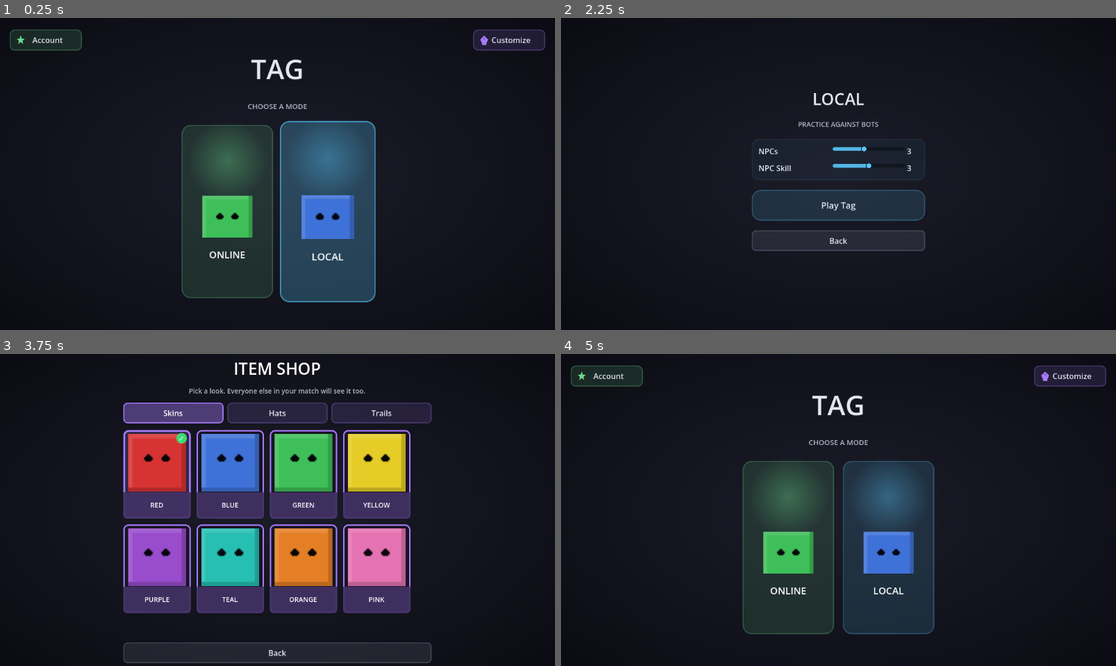
Above: before the commit, frames 1-4 (two rows, left to right).
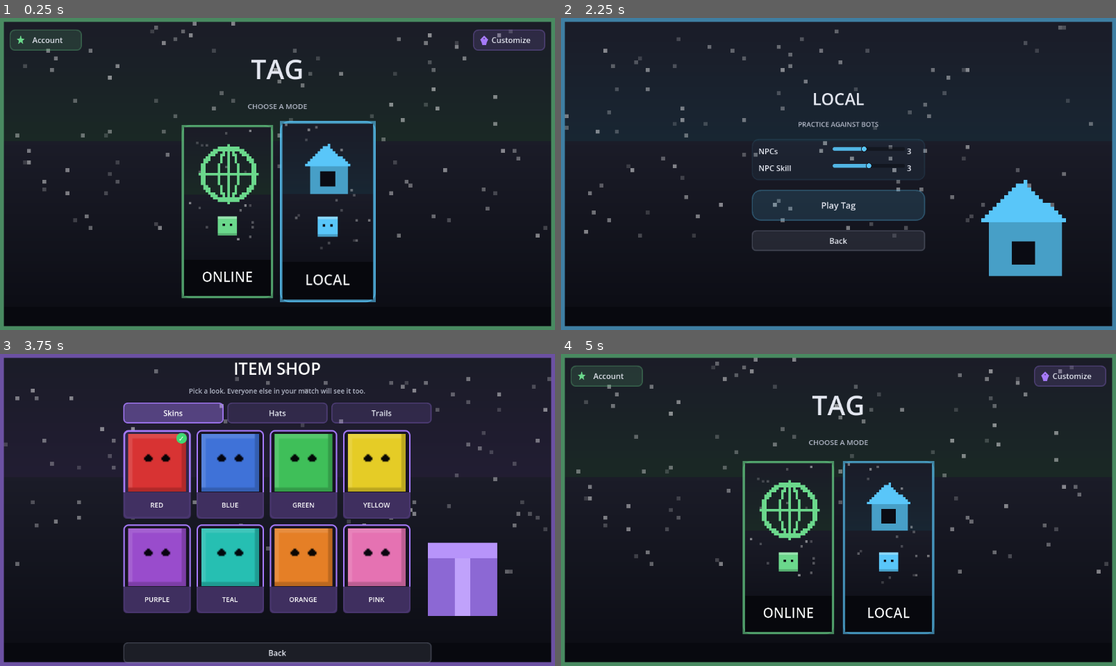
Above: after the commit, the same moments.

Repository: SumDumIdiut/tag
Game: Godot game, scene res://main/bootstrap.tscn
Two runs of this game, one before a commit and one after it. Both use one fixed random seed, a clock stepped at 60 frames per second and the inputs below.
Inputs (mouse positions are in pixels of both pictures, inside the frame that each line leads up to):
- Up to frame 1 (0.25 s): no input
- Up to frame 2 (2.25 s): click (788, 211) at 0.52 s; click "Back" at 1.25 s; click (888, 211) at 2.02 s
- Up to frame 3 (3.75 s): click "Back" at 2.75 s; click "Customize" at 3.5 s
- Up to frame 4 (5 s): click "Back" at 4.25 s

The runs differ from the first frame. In frame 1, 23% of the frame differs, in the area x 0-100%, y 0-100%; in frame 2, 8.4%; in frame 3, 7.9%; in frame 4, 21%.

Commit message:
Paint real pixel art for menu backgrounds and mode buttons, publish live
Adds game/tools/generate_menu_art.gd, a permanent build tool (like
build_tileset.gd/build_icon_atlas.gd) that procedurally paints
genuine low-res pixel art -- banded sky, scattered stars, a
per-screen icon (globe, house, trophy, crown, lightning bolt, etc),
nearest-neighbor-upscaled to stay crisp -- for all 14 menu
backgrounds and both mode buttons, with real font-rendered text
composited onto the buttons. Baked output committed as the new
default fallback art (game/assets/backgrounds/, game/assets/icons/
mode_buttons/), and separately published live to the relay so
existing installs pick it up via the asset-updater without a new
release.

Background icons sit in a bottom-right corner watermark position,
not dead-center -- an earlier centered placement collided directly
with every screen's own title text and the main menu's real Online/
Local cards, confirmed by screenshot before landing on this layout.

Fixes a real, previously-untested bug in main_menu.gd: the custom
mode-button-art TextureRect never set expand_mode, so the button's
own stylebox panel could show past the art's edges depending on the
button's actual rendered size. This is the first time real
mode-button art has ever been published, so the bug had never
surfaced before now.

Diff:
--- a/game/main/main_menu.gd
+++ b/game/main/main_menu.gd
@@ -110,6 +110,14 @@
 		art.mouse_filter = Control.MOUSE_FILTER_IGNORE
 		art.texture = tex
 		art.stretch_mode = TextureRect.STRETCH_SCALE
+		# Without this, TextureRect's default EXPAND_KEEP_SIZE lets the
+		# texture's own native resolution fight the anchor-based FULL_RECT
+		# sizing below, leaving part of the button's own colored panel
+		# (drawn behind this as its stylebox) visible past the art's edge
+		# whenever the button's real rect doesn't land exactly on
+		# BAR_SIZE's 190x360. Same fix UIStyle.add_background's own
+		# background TextureRect already applies.
+		art.expand_mode = TextureRect.EXPAND_IGNORE_SIZE
 		art.set_anchors_and_offsets_preset(Control.PRESET_FULL_RECT)
 		btn.add_child(art)
 		return btn
--- /dev/null
+++ b/game/tools/generate_menu_art.gd
@@ -0,0 +1,416 @@
+extends Node
+
+# Paints genuine low-res pixel art (not smooth gradients) for the 2 mode
+# buttons and 14 menu backgrounds, then nearest-neighbor-upscales each to
+# its real in-game size so the blocky pixel look stays crisp. Text labels
+# on the buttons are rendered separately via a real Label (crisp, not
+# pixelated) and composited on top, same as any pixel-art game's UI text
+# usually stays sharp over a pixel-art scene. Writes straight into
+# game/assets/ -- the same baked-into-the-build fallback path
+# UIStyle.add_background()/main_menu.gd check when no live-published
+# override exists, so re-running this is what regenerates the game's
+# actual default look, the same way build_tileset.gd/build_icon_atlas.gd
+# do for their own assets. Run via:
+#   godot --path . res://tools/generate_menu_art.tscn
+# NOT --headless -- the button text step renders a Label through a
+# SubViewport, which needs a real rendering backend.
+
+const BACKGROUND_OUT_DIR := "res://assets/backgrounds"
+const MODE_BUTTON_OUT_DIR := "res://assets/icons/mode_buttons"
+
+const BG_TOP := Color(0.106, 0.11, 0.157)
+const BG_MID := Color(0.07, 0.075, 0.11)
+const BG_BOTTOM := Color(0.043, 0.047, 0.075)
+
+const COLOR_QUICKPLAY := Color(0.98, 0.75, 0.2)
+const COLOR_RANKED := Color(0.91, 0.29, 0.35)
+const COLOR_LOCAL := Color(0.35, 0.78, 0.98)
+const COLOR_ONLINE := Color(0.42, 0.85, 0.55)
+const COLOR_SHOP := Color(0.65, 0.48, 0.98)
+const COLOR_NEUTRAL := Color(0.6, 0.63, 0.72)
+
+const BG_FINAL_SIZE := Vector2i(1152, 648)
+const BG_DESIGN_SIZE := Vector2i(144, 81) # 8x upscale
+const BTN_FINAL_SIZE := Vector2i(190, 360)
+const BTN_DESIGN_SIZE := Vector2i(38, 72) # 5x upscale
+
+func _ready() -> void:
+	DirAccess.make_dir_recursive_absolute(ProjectSettings.globalize_path(BACKGROUND_OUT_DIR))
+	DirAccess.make_dir_recursive_absolute(ProjectSettings.globalize_path(MODE_BUTTON_OUT_DIR))
+
+	# No central icon here (unlike every other screen) -- the real UI
+	# already places two big Online/Local cards front-and-center over this
+	# background, at almost exactly the same position/size a bold icon
+	# would occupy; painting one in makes it look like a rendering glitch
+	# (confirmed by screenshot) rather than a deliberate design. Keep it to
+	# the atmospheric sky/stars/border treatment alone.
+	_make_background("main_menu", COLOR_ONLINE, "none", COLOR_LOCAL)
+	_make_background("online_menu", COLOR_ONLINE, "globe")
+	_make_background("local_menu", COLOR_LOCAL, "house")
+	_make_background("shop", COLOR_SHOP, "gift")
+	_make_background("friends_menu", COLOR_SHOP, "heart")
+	_make_background("lobby_room", COLOR_ONLINE, "group")
+	_make_background("host_setup", COLOR_ONLINE, "gear")
+	_make_background("login_screen", COLOR_QUICKPLAY, "door")
+	_make_background("match_intro", COLOR_QUICKPLAY, "faceoff", COLOR_RANKED)
+	_make_background("match_results", COLOR_QUICKPLAY, "trophy")
+	_make_background("multiplayer_connect", COLOR_NEUTRAL, "link")
+	_make_background("quick_play", COLOR_QUICKPLAY, "bolt")
+	_make_background("ranked_queue", COLOR_RANKED, "crown")
+	_make_background("server_browser", COLOR_ONLINE, "signal")
+
+	await _make_button("online", COLOR_ONLINE, "globe", "ONLINE")
+	await _make_button("local", COLOR_LOCAL, "house", "LOCAL")
+
+	print("GENERATE_DONE")
+	get_tree().quit()
+
+# ─── Background composition ─────────────────────────────────────────────
+
+func _make_background(key: String, color: Color, icon: String, color2: Color = Color.TRANSPARENT) -> void:
+	var img := Image.create(BG_DESIGN_SIZE.x, BG_DESIGN_SIZE.y, false, Image.FORMAT_RGBA8)
+	_paint_banded_sky(img, color)
+	_scatter_stars(img, key)
+	# Bottom-right corner, not dead-center -- every one of these screens
+	# puts its own title text and/or cards through the exact vertical
+	# center, so a bold icon there collided directly with real foreground
+	# UI (confirmed by screenshot on main_menu and online_menu). A smaller
+	# corner watermark stays out of every screen's actual content area
+	# instead of trying to predict each one's specific layout.
+	_draw_icon(img, icon, int(BG_DESIGN_SIZE.x * 0.84), int(BG_DESIGN_SIZE.y * 0.7), 14, color, color2)
+	_px_rect(img, 0, BG_DESIGN_SIZE.y - 6, BG_DESIGN_SIZE.x, 6, BG_BOTTOM.darkened(0.2))
+	_px_border(img, color)
+	# resize() modifies in place (no return value) -- INTERPOLATE_NEAREST
+	# keeps the upscale genuinely blocky/pixelated instead of smoothing it
+	# into a blurry gradient.
+	img.resize(BG_FINAL_SIZE.x, BG_FINAL_SIZE.y, Image.INTERPOLATE_NEAREST)
+	img.save_png("%s/%s.png" % [BACKGROUND_OUT_DIR, key])
+	print("painted background: ", key)
+
+func _make_button(key: String, color: Color, icon: String, label_text: String) -> void:
+	var img := Image.create(BTN_DESIGN_SIZE.x, BTN_DESIGN_SIZE.y, false, Image.FORMAT_RGBA8)
+	_paint_banded_sky(img, color)
+	_scatter_stars(img, key)
+	_draw_icon(img, icon, BTN_DESIGN_SIZE.x / 2, 20, 11, color)
+	_px_character(img, BTN_DESIGN_SIZE.x / 2 - 4, 38, 8, color)
+	_px_rect(img, 0, BTN_DESIGN_SIZE.y - 16, BTN_DESIGN_SIZE.x, 16, BG_BOTTOM.darkened(0.3))
+	_px_border(img, color)
+	img.resize(BTN_FINAL_SIZE.x, BTN_FINAL_SIZE.y, Image.INTERPOLATE_NEAREST)
+	# Real font rendering (crisp, not pixelated) for the label -- composited
+	# on top of the pixel-art scene after upscaling, same as most pixel-art
+	# games keep their UI text sharp over a blocky-pixel backdrop.
+	var text_img := await _render_text(label_text, 28)
+	_blit_centered(img, text_img, BTN_FINAL_SIZE.x / 2, BTN_FINAL_SIZE.y - 44)
+	img.save_png("%s/%s.png" % [MODE_BUTTON_OUT_DIR, key])
+	print("painted button: ", key)
+
+func _render_text(text: String, font_size: int) -> Image:
+	var viewport := SubViewport.new()
+	viewport.size = Vector2i(220, 60)
+	viewport.transparent_bg = true
+	viewport.render_target_update_mode = SubViewport.UPDATE_ALWAYS
+	add_child(viewport)
+	var label := Label.new()
+	label.text = text
+	label.add_theme_font_size_override("font_size", font_size)
+	label.add_theme_color_override("font_color", Color.WHITE)
+	label.horizontal_alignment = HORIZONTAL_ALIGNMENT_CENTER
+	label.vertical_alignment = VERTICAL_ALIGNMENT_CENTER
+	label.set_anchors_and_offsets_preset(Control.PRESET_FULL_RECT)
+	viewport.add_child(label)
+	await get_tree().process_frame
+	await get_tree().process_frame
+	var img := viewport.get_texture().get_image()
+	viewport.queue_free()
+	return img
+
+func _blit_centered(dst: Image, src: Image, cx: int, cy: int) -> void:
+	var ox := cx - src.get_width() / 2
+	var oy := cy - src.get_height() / 2
+	for y in src.get_height():
+		for x in src.get_width():
+			var px := src.get_pixel(x, y)
+			if px.a <= 0.01:
+				continue
+			var dx := ox + x
+			var dy := oy + y
+			if dx >= 0 and dx < dst.get_width() and dy >= 0 and dy < dst.get_height():
+				dst.set_pixel(dx, dy, dst.get_pixel(dx, dy).lerp(px, px.a))
+
+# ─── Shared base treatment ───────────────────────────────────────────────
+
+func _paint_banded_sky(img: Image, color: Color) -> void:
+	var w := img.get_width()
+	var h := img.get_height()
+	var tint := color.darkened(0.75)
+	for y in h:
+		var t := float(y) / float(h - 1)
+		var row: Color
+		if t < 0.4:
+			row = BG_TOP.lerp(tint, t / 0.4 * 0.5)
+		elif t < 0.75:
+			row = BG_TOP.lerp(BG_MID, (t - 0.4) / 0.35)
+		else:
+			row = BG_MID.lerp(BG_BOTTOM, (t - 0.75) / 0.25)
+		for x in w:
+			img.set_pixel(x, y, row)
+
+## Deterministic (seeded by key) scatter of single-pixel "stars" -- cheap
+## pixel-art texture that reads as atmosphere without needing real assets.
+func _scatter_stars(img: Image, key: String) -> void:
+	var rng := RandomNumberGenerator.new()
+	rng.seed = hash(key)
+	var w := img.get_width()
+	var h := img.get_height()
+	var count := int(w * h * 0.009)
+	for i in count:
+		var x := rng.randi_range(0, w - 1)
+		var y := rng.randi_range(0, int(h * 0.7))
+		var a := rng.randf_range(0.15, 0.5)
+		var px := img.get_pixel(x, y)
+		img.set_pixel(x, y, px.lerp(Color.WHITE, a))
+
+func _px_border(img: Image, color: Color) -> void:
+	var w := img.get_width()
+	var h := img.get_height()
+	var c := Color(color.r, color.g, color.b, 0.6)
+	for x in w:
+		img.set_pixel(x, 0, c)
+		img.set_pixel(x, h - 1, c)
+	for y in h:
+		img.set_pixel(0, y, c)
+		img.set_pixel(w - 1, y, c)
+
+# ─── Icon dispatch ────────────────────────────────────────────────────────
+
+func _draw_icon(img: Image, icon: String, cx: int, cy: int, r: int, color: Color, color2: Color = Color.TRANSPARENT) -> void:
+	match icon:
+		"globe": _icon_globe(img, cx, cy, r, color)
+		"house": _icon_house(img, cx, cy, r, color)
+		"gift": _icon_gift(img, cx, cy, r, color)
+		"heart": _icon_heart(img, cx, cy, r, color)
+		"group": _icon_group(img, cx, cy, r, color)
+		"gear": _icon_gear(img, cx, cy, r, color)
+		"door": _icon_door(img, cx, cy, r, color)
+		"trophy": _icon_trophy(img, cx, cy, r, color)
+		"link": _icon_link(img, cx, cy, r, color)
+		"bolt": _icon_bolt(img, cx, cy, r, color)
+		"crown": _icon_crown(img, cx, cy, r, color)
+		"signal": _icon_signal(img, cx, cy, r, color)
+		"diamond": _icon_diamond(img, cx, cy, r, color, color2)
+		"faceoff": _icon_faceoff(img, cx, cy, r, color, color2)
+
+# ─── Icon library (all operate in small pixel units around cx,cy) ────────
+
+func _icon_globe(img: Image, cx: int, cy: int, r: int, color: Color) -> void:
+	_px_ring(img, cx, cy, r, color)
+	_px_line(img, cx - r, cy, cx + r, cy, color)
+	_px_line(img, cx, cy - r, cx, cy + r, color)
+	_px_ellipse_ring(img, cx, cy, int(r * 0.45), r, color)
+
+func _icon_house(img: Image, cx: int, cy: int, r: int, color: Color) -> void:
+	var body_w := int(r * 1.4)
+	var body_h := int(r * 1.0)
+	_px_rect(img, cx - body_w / 2, cy - body_h / 4, body_w, body_h, color.darkened(0.2))
+	_px_triangle(img, cx, cy - body_h, cx - body_w / 2 - 3, cy - body_h / 4, cx + body_w / 2 + 3, cy - body_h / 4, color)
+	_px_rect(img, cx - 3, cy + body_h / 2 - 5, 6, 6, BG_BOTTOM)
+
+func _icon_gift(img: Image, cx: int, cy: int, r: int, color: Color) -> void:
+	var w := int(r * 1.3)
+	var h := int(r * 1.1)
+	_px_rect(img, cx - w / 2, cy - h / 4, w, h, color.darkened(0.15))
+	_px_rect(img, cx - 2, cy - h / 4, 4, h, color.lightened(0.3))
+	_px_rect(img, cx - w / 2, cy - h / 4 - 4, w, 4, color.lightened(0.2))
+
+func _icon_heart(img: Image, cx: int, cy: int, r: int, color: Color) -> void:
+	var lobe := int(r * 0.5)
+	_px_circle(img, cx - lobe / 2, cy - lobe / 3, lobe, color)
+	_px_circle(img, cx + lobe / 2, cy - lobe / 3, lobe, color)
+	_px_triangle(img, cx, cy + lobe, cx - lobe, cy - lobe / 4, cx + lobe, cy - lobe / 4, color)
+
+func _icon_group(img: Image, cx: int, cy: int, r: int, color: Color) -> void:
+	_px_character(img, cx - 4, cy - 4, 8, color)
+	_px_character(img, cx - 14, cy + 2, 6, color.darkened(0.15))
+	_px_character(img, cx + 8, cy + 2, 6, color.darkened(0.15))
+
+func _icon_gear(img: Image, cx: int, cy: int, r: int, color: Color) -> void:
+	_px_circle(img, cx, cy, r, color)
+	_px_circle(img, cx, cy, int(r * 0.45), BG_BOTTOM)
+	for i in 8:
+		var ang := TAU * float(i) / 8.0
+		var tx := cx + int(cos(ang) * (r + 4))
+		var ty := cy + int(sin(ang) * (r + 4))
+		_px_rect(img, tx - 2, ty - 2, 4, 4, color)
+
+func _icon_door(img: Image, cx: int, cy: int, r: int, color: Color) -> void:
+	var w := int(r * 1.0)
+	var h := int(r * 1.8)
+	_px_rect(img, cx - w / 2, cy - h / 2, w, h, color.darkened(0.2))
+	_px_circle(img, cx + w / 2 - 5, cy, 2, color.lightened(0.4))
+
+func _icon_trophy(img: Image, cx: int, cy: int, r: int, color: Color) -> void:
+	_px_trapezoid(img, cx, cy - r, r, int(r * 0.5), int(r * 0.9), color)
+	_px_ring(img, cx - r - 2, cy - r + 5, 5, color)
+	_px_ring(img, cx + r + 2, cy - r + 5, 5, color)
+	_px_rect(img, cx - 2, cy, 4, int(r * 0.6), color.darkened(0.2))
+	_px_rect(img, cx - int(r * 0.5), cy + int(r * 0.6), int(r), 4, color.darkened(0.3))
+
+func _icon_link(img: Image, cx: int, cy: int, r: int, color: Color) -> void:
+	_px_ring(img, cx - r / 2, cy, int(r * 0.4), color)
+	_px_ring(img, cx + r / 2, cy, int(r * 0.4), color)
+	_px_line(img, cx - int(r * 0.2), cy, cx + int(r * 0.2), cy, color)
+
+## Explicit bitmap (not freeform coordinate guesses) -- much more reliable
+## for a shape this specific/recognizable than computed geometry.
+const BOLT_PATTERN := [
+	"....XX",
+	"...XX.",
+	"..XX..",
+	".XXXXX",
+	"XXXXX.",
+	"....XX",
+	"...XX.",
+	"..XX..",
+	".XX...",
+]
+
+func _icon_bolt(img: Image, cx: int, cy: int, r: int, color: Color) -> void:
+	var scale: int = maxi(1, int(r / 3.0))
+	var pat_w := BOLT_PATTERN[0].length()
+	var pat_h := BOLT_PATTERN.size()
+	var ox := cx - (pat_w * scale) / 2
+	var oy := cy - (pat_h * scale) / 2
+	for row in pat_h:
+		var line: String = BOLT_PATTERN[row]
+		for col in pat_w:
+			if line[col] == "X":
+				_px_rect(img, ox + col * scale, oy + row * scale, scale, scale, color)
+
+func _icon_crown(img: Image, cx: int, cy: int, r: int, color: Color) -> void:
+	var band_y := cy + int(r * 0.3)
+	var band_h := int(r * 0.5)
+	_px_rect(img, cx - r, band_y, r * 2, band_h, color)
+	# 3 separate points with real gaps between them (unlike a single jagged
+	# silhouette) so this reads as a crown's points, not a mountain range.
+	var side_apex_y := cy - int(r * 0.1)
+	var mid_apex_y := cy - int(r * 0.6)
+	_px_triangle_up(img, cx - int(r * 0.65), side_apex_y, band_y, r * 0.28, color)
+	_px_triangle_up(img, cx, mid_apex_y, band_y, r * 0.32, color)
+	_px_triangle_up(img, cx + int(r * 0.65), side_apex_y, band_y, r * 0.28, color)
+	_px_circle(img, cx - int(r * 0.65), side_apex_y - 2, 2, color.lightened(0.5))
+	_px_circle(img, cx, mid_apex_y - 2, 2, color.lightened(0.5))
+	_px_circle(img, cx + int(r * 0.65), side_apex_y - 2, 2, color.lightened(0.5))
+	_px_circle(img, cx, band_y + band_h / 2, 2, color.lightened(0.3))
+
+func _icon_signal(img: Image, cx: int, cy: int, r: int, color: Color) -> void:
+	var bar_w := 5
+	var gap := 3
+	var heights := [int(r * 0.5), int(r * 0.9), int(r * 1.3), int(r * 1.7)]
+	var start_x := cx - (heights.size() * (bar_w + gap)) / 2
+	for i in heights.size():
+		var bh: int = heights[i]
+		_px_rect(img, start_x + i * (bar_w + gap), cy + r - bh, bar_w, bh, color)
+
+func _icon_diamond(img: Image, cx: int, cy: int, r: int, color1: Color, color2: Color) -> void:
+	_px_rect(img, cx - r - 4, cy - int(r * 0.7), int(r * 0.9), int(r * 1.4), color1)
+	_px_rect(img, cx + r + 4 - int(r * 0.9), cy - int(r * 0.7), int(r * 0.9), int(r * 1.4), color2)
+	_px_character(img, cx - r - 4 + int(r * 0.15), cy - 4, 8, color1.lightened(0.3))
+	_px_character(img, cx + r + 4 - int(r * 0.9) + int(r * 0.15), cy - 4, 8, color2.lightened(0.3))
+
+func _icon_faceoff(img: Image, cx: int, cy: int, r: int, color1: Color, color2: Color) -> void:
+	_px_character(img, cx - r, cy - 4, 9, color1)
+	_px_character(img, cx + r - 9, cy - 4, 9, color2)
+	for y in range(cy - r, cy + r, 4):
+		_px_rect(img, cx - 1, y, 2, 2, Color(1, 1, 1, 0.6))
+
+# ─── Pixel primitives ─────────────────────────────────────────────────────
+
+func _px_rect(img: Image, x: int, y: int, w: int, h: int, color: Color) -> void:
+	for py in range(maxi(y, 0), mini(y + h, img.get_height())):
+		for px in range(maxi(x, 0), mini(x + w, img.get_width())):
+			img.set_pixel(px, py, color)
+
+func _px_circle(img: Image, cx: int, cy: int, r: int, color: Color) -> void:
+	for y in range(maxi(cy - r, 0), mini(cy + r + 1, img.get_height())):
+		for x in range(maxi(cx - r, 0), mini(cx + r + 1, img.get_width())):
+			if Vector2(x - cx, y - cy).length() <= r:
+				img.set_pixel(x, y, color)
+
+func _px_ring(img: Image, cx: int, cy: int, r: int, color: Color) -> void:
+	for y in range(maxi(cy - r - 1, 0), mini(cy + r + 2, img.get_height())):
+		for x in range(maxi(cx - r - 1, 0), mini(cx + r + 2, img.get_width())):
+			var d := Vector2(x - cx, y - cy).length()
+			if d <= r + 1 and d >= r - 1:
+				img.set_pixel(x, y, color)
+
+func _px_ellipse_ring(img: Image, cx: int, cy: int, rx: int, ry: int, color: Color) -> void:
+	if rx <= 0 or ry <= 0:
+		return
+	for y in range(maxi(cy - ry - 1, 0), mini(cy + ry + 2, img.get_height())):
+		for x in range(maxi(cx - rx - 1, 0), mini(cx + rx + 2, img.get_width())):
+			var d := pow(float(x - cx) / rx, 2) + pow(float(y - cy) / ry, 2)
+			if d <= 1.15 and d >= 0.75:
+				img.set_pixel(x, y, color)
+
+func _px_line(img: Image, x0: int, y0: int, x1: int, y1: int, color: Color) -> void:
+	var dx := absi(x1 - x0)
+	var dy := -absi(y1 - y0)
+	var sx := 1 if x0 < x1 else -1
+	var sy := 1 if y0 < y1 else -1
+	var err := dx + dy
+	var x := x0
+	var y := y0
+	while true:
+		if x >= 0 and x < img.get_width() and y >= 0 and y < img.get_height():
+			img.set_pixel(x, y, color)
+		if x == x1 and y == y1:
+			break
+		var e2 := 2 * err
+		if e2 >= dy:
+			err += dy
+			x += sx
+		if e2 <= dx:
+			err += dx
+			y += sy
+
+func _px_triangle(img: Image, ax: int, ay: int, bx: int, by: int, cxp: int, cyp: int, color: Color) -> void:
+	var min_y: int = mini(ay, mini(by, cyp))
+	var max_y: int = maxi(ay, maxi(by, cyp))
+	for y in range(maxi(min_y, 0), mini(max_y + 1, img.get_height())):
+		var xs: Array = []
+		for edge in [[ax, ay, bx, by], [bx, by, cxp, cyp], [cxp, cyp, ax, ay]]:
+			var x0: int = edge[0]; var y0: int = edge[1]; var x1: int = edge[2]; var y1: int = edge[3]
+			if y0 == y1:
+				continue
+			if (y >= mini(y0, y1)) and (y < maxi(y0, y1)):
+				var t := float(y - y0) / float(y1 - y0)
+				xs.append(x0 + t * (x1 - x0))
+		if xs.size() >= 2:
+			xs.sort()
+			_px_rect(img, int(xs[0]), y, int(xs[-1] - xs[0]) + 1, 1, color)
+
+func _px_triangle_up(img: Image, apex_x: float, apex_y: float, base_y: float, half_width: float, color: Color) -> void:
+	var h := base_y - apex_y
+	if h <= 0:
+		return
+	for y in range(int(apex_y), int(base_y) + 1):
+		var t := (y - apex_y) / h
+		var w := half_width * t
+		_px_rect(img, int(apex_x - w), y, int(w * 2) + 1, 1, color)
+
+func _px_trapezoid(img: Image, cx: int, top_y: int, top_half_w: int, bottom_half_w: int, height: int, color: Color) -> void:
+	for i in height:
+		var t := float(i) / float(height)
+		var hw: float = lerp(float(top_half_w), float(bottom_half_w), t)
+		_px_rect(img, cx - int(hw), top_y + i, int(hw * 2), 1, color)
+
+## Matches the game's own real character rendering: a flat-colored square
+## with 2 small dark eyes, same visual language as SkinCatalog's body.
+func _px_character(img: Image, x: int, y: int, size: int, color: Color) -> void:
+	_px_rect(img, x, y, size, size, color)
+	_px_rect(img, x, y, size, 1, color.lightened(0.3))
+	_px_rect(img, x, y + size - 1, size, 1, color.darkened(0.2))
+	var eye := Color(0.05, 0.05, 0.08)
+	var eye_y := y + int(size * 0.4)
+	img.set_pixel(x + int(size * 0.3), eye_y, eye)
+	img.set_pixel(x + int(size * 0.65), eye_y, eye)
--- /dev/null
+++ b/game/tools/generate_menu_art.tscn
@@ -0,0 +1,6 @@
+[gd_scene load_steps=2 format=3]
+
+[ext_resource type="Script" path="res://tools/generate_menu_art.gd" id="1"]
+
+[node name="GenerateMenuArt" type="Node"]
+script = ExtResource("1")
Binary file added: game/assets/backgrounds/friends_menu.png
Binary file added: game/assets/backgrounds/host_setup.png
Binary file added: game/assets/backgrounds/lobby_room.png
Binary file added: game/assets/backgrounds/local_menu.png
Binary file added: game/assets/backgrounds/login_screen.png
Binary file added: game/assets/backgrounds/main_menu.png
Binary file added: game/assets/backgrounds/match_intro.png
Binary file added: game/assets/backgrounds/match_results.png
Binary file added: game/assets/backgrounds/multiplayer_connect.png
Binary file added: game/assets/backgrounds/online_menu.png
Binary file added: game/assets/backgrounds/quick_play.png
Binary file added: game/assets/backgrounds/ranked_queue.png
(and 5 more such lines)
